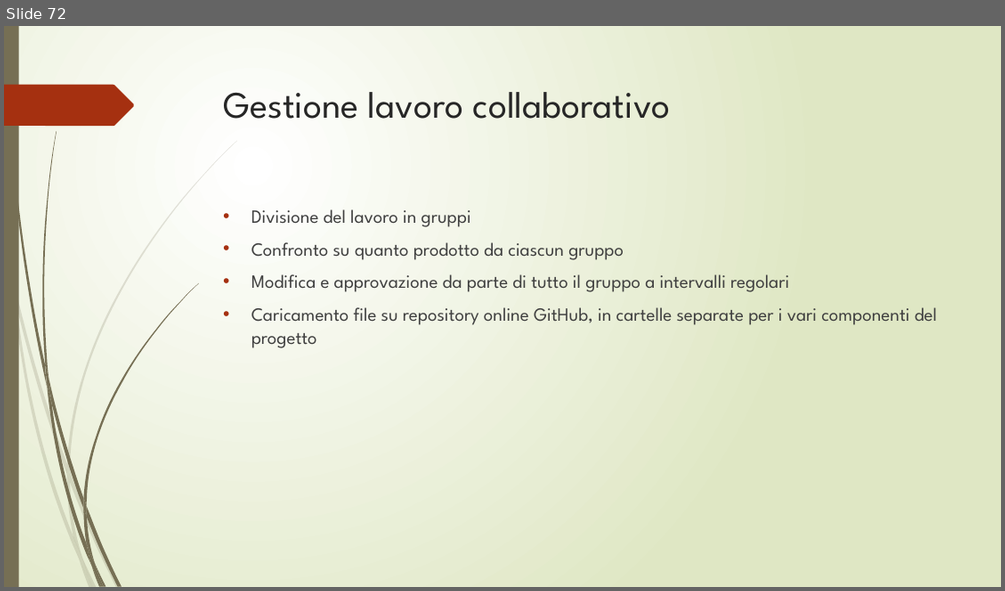
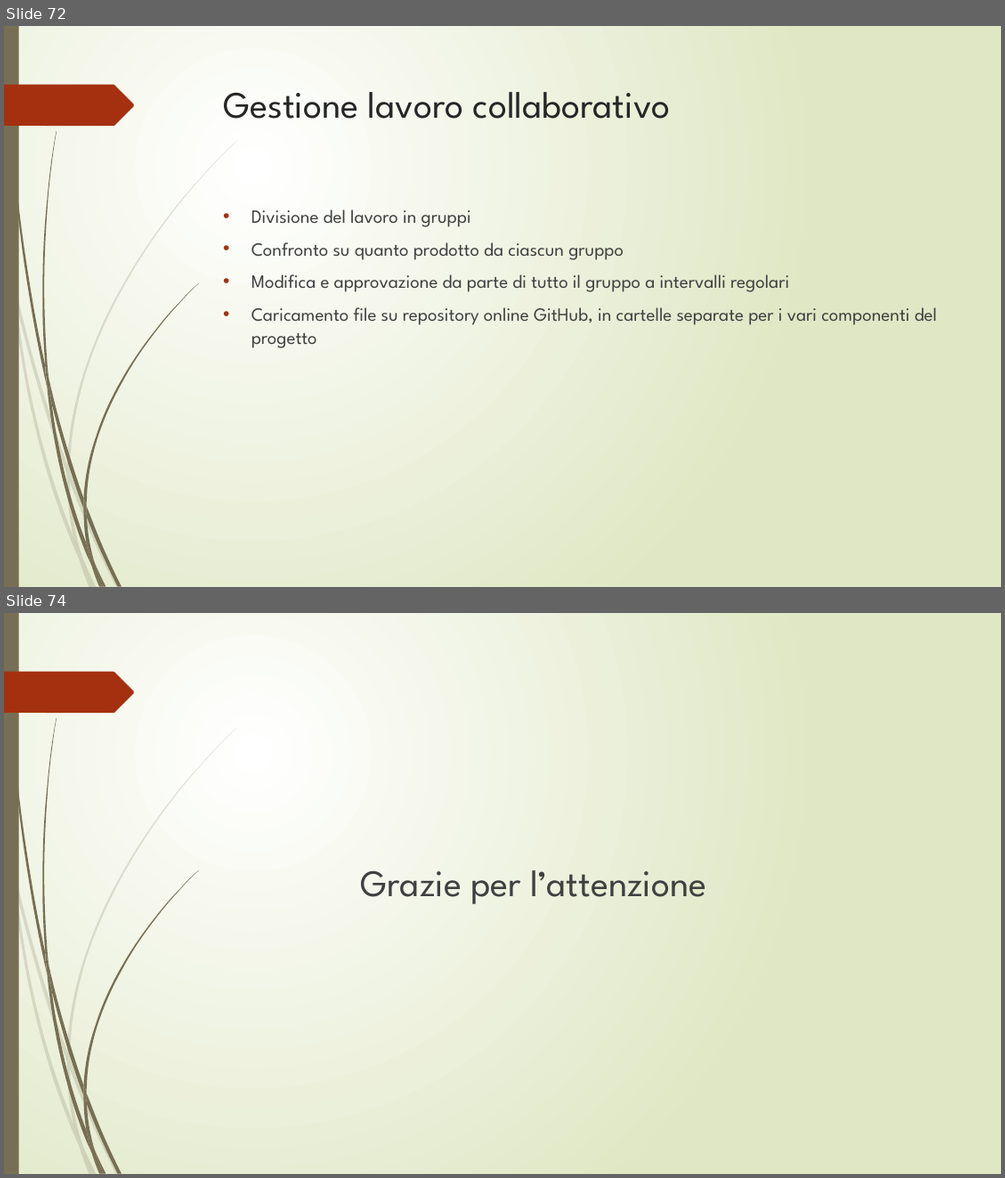
Before and after one commit to lpleo/Ingegneria_Software_2014, a slide deck: Slide/slide_FINALI.pptx. Shown one above the other, each under a label of ours: slide 72 before the commit, slides 72 and 74 after it; the slides between them are not shown. The pictures are 1005x591 and 1005x1178 pixels, drawn with LibreOffice and Linux fonts; fonts in the diff are those of the drawing. Boxes give left, top, right and bottom in pixels: in the first picture for what was removed or moved away, otherwise in the second. Text is boxed around its words. In the diff, an @@ line names an element or a change of style, - is before the commit and + after.

```diff
--- a/Slide/slide_FINALI.pptx
+++ b/Slide/slide_FINALI.pptx
@@ slide 74 added at (4,613,1001,1174), background gradient #FFFFFF to #DFE8C4; not listed: 24 template elements that a slide beside it also shows @@
@@ text added at (361,870,707,904), 36 pt, text #404040 @@
+Grazie per l’attenzione
```
Also in this commit, not shown: 1 other slide added.
